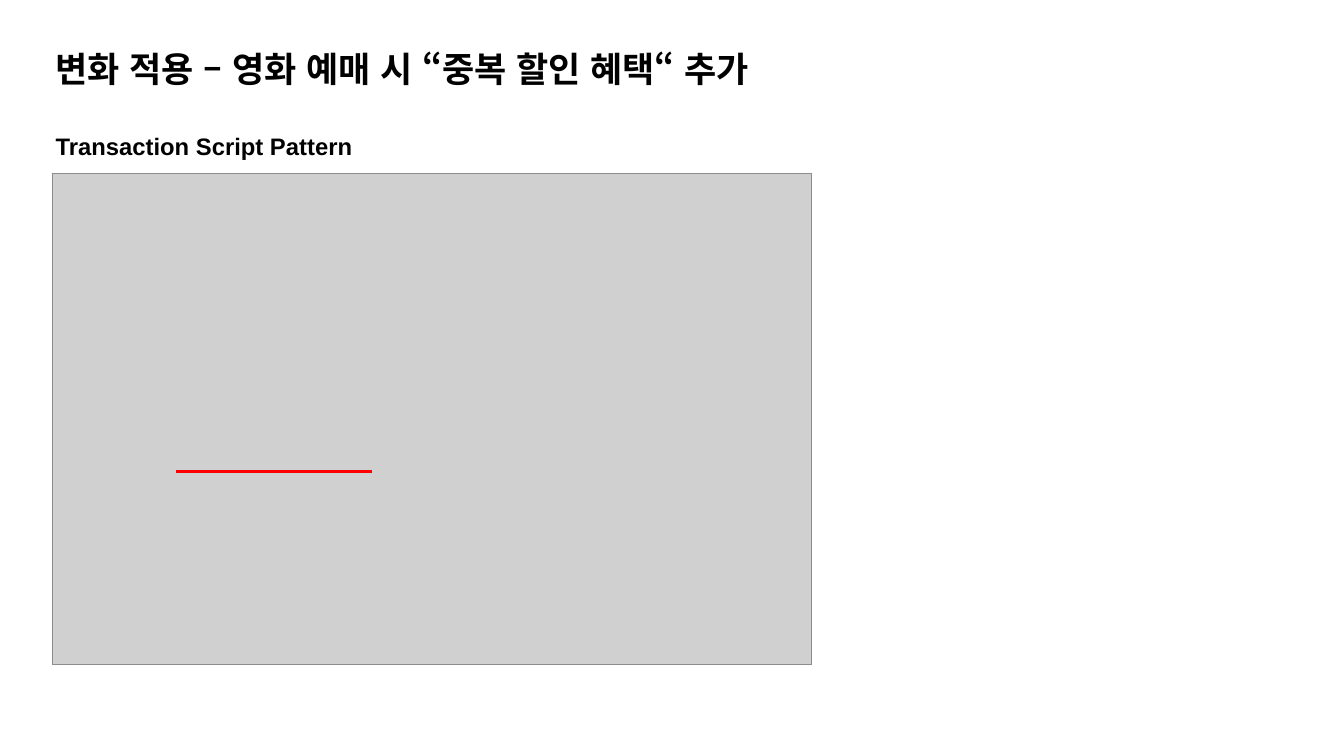
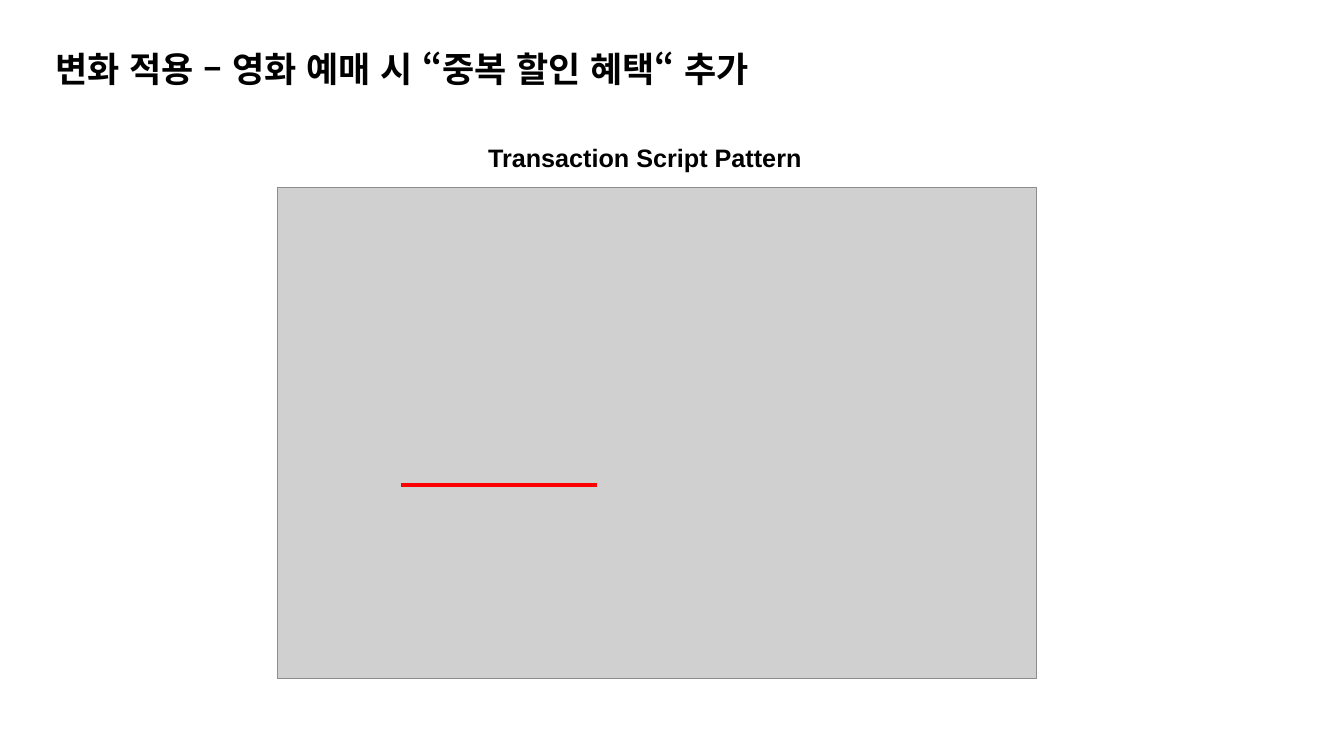
Before and after one commit to K-Diger/RealOOP, a slide deck: slide 32 of RealOOP.pptx (slide 31 before the commit). Drawn at 1344x756 pixels with LibreOffice and Linux fonts; fonts in the diff are those of the drawing; grey boxes stand for pictures. Boxes give left, top, right and bottom in pixels: in the first picture for what was removed or moved away, otherwise in the second. Text is boxed around its words. In the diff, an @@ line names an element or a change of style, - is before the commit and + after.

```diff
--- a/RealOOP.pptx
+++ b/RealOOP.pptx
@@ text at (56,137,352,160): paragraph removed @@
-Transaction Script Pattern
@@ text added at (488,148,802,173), 18 pt, text #000000, bold @@
+Transaction Script Pattern
@@ picture: place and size @@
-picture at (52,173,812,664)
+picture at (277,188,1036,679)
@@ line moved from (175, 472) - (372, 472) to (400, 486) - (597, 486) @@
```
Also in this commit, not shown: 9 other slides changed, 1 slide added.
